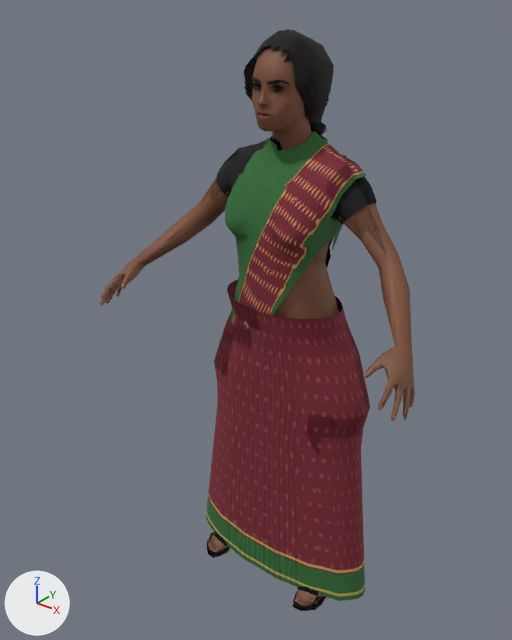
The glTF model godot-chennai/assets/people/vegetable_vendor.glb, before and after one commit.
Both versions are drawn from a 50 mm camera at (1.039, -1.473, 1.706) aimed at (-0.055, -0.104, 0.858). Arrows for +X, +Y and +Z are at lower left; the lights stay in place. The picture after the commit comes second. Vertices at exactly the same position are counted once.

The scene before the commit, as lines of its bpy script (objects in view):
```python
me_body = bpy.data.meshes.new('Body')
me_body.from_pydata(...)  # 5688 vertices, 8210 faces; spans x -0.49..0.49, y -0.32..0.1, z 0.0..1.6
# faces by material slot: [2666, 5544]
me_body.materials.append(mat_skin)  # picture img_vegetable_vendor_skin
me_body.materials.append(mat_outfit)
me_body_lod1 = bpy.data.meshes.new('Body_LOD1')
me_body_lod1.from_pydata(...)  # 2640 vertices, 3385 faces; spans x -0.49..0.49, y -0.31..0.1, z 0.0..1.59
# faces by material slot: [1043, 2342]
me_body_lod1.materials.append(mat_skin)  # picture img_vegetable_vendor_skin
me_body_lod1.materials.append(mat_outfit)
ob_body = bpy.data.objects.new('Body', me_body)
ob_body.location = (0.0, 0.0, 0.0)
ob_body_lod1 = bpy.data.objects.new('Body_LOD1', me_body_lod1)
ob_body_lod1.location = (0.0, 0.0, 0.0)
```
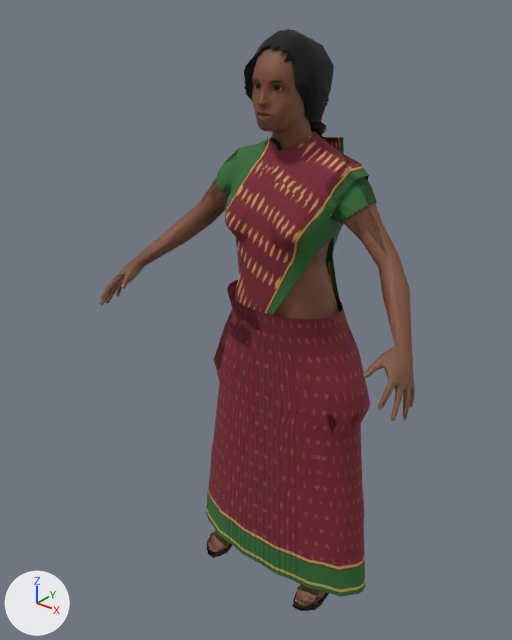
What differs and where, as boxes [x1, y1, x2, y2] in the pictures (512 x 640 px; the box of a moved part takes in the faces that stretch with it):
part 1 of me_body, added
    after: [324, 137, 344, 300]
part 2 of me_body, moved or reshaped
    before: [206, 343, 370, 601]
    after: [206, 342, 370, 597]
part 3 of me_body, surface changed
    both: [209, 79, 377, 610]
part 4 of me_body_lod1, moved or reshaped
    before: [105, 82, 398, 601]
    after: [105, 119, 398, 596]
part 5 of me_body_lod1, surface changed
    both: [212, 81, 368, 610]

Edits to the bpy script that builds the scene:
```text
Change me_body:
    used by ob_body; location = (0.0, 0.0, 0.0)
    remove me_body.from_pydata(...)  # 5688 vertices, 8210 faces; spans x -0.49..0.49, y -0.32..0.1, z 0.0..1.6
    add me_body.from_pydata(...)  # 5720 vertices, 8252 faces; spans x -0.49..0.49, y -0.32..0.12, z 0.0..1.6
    me_body part 1: a new loose piece of 32 vertices spanning x -0.21..0.09, y 0.03..0.12, z 0.62..1.34, in mat_outfit
    me_body part 2: 320 vertices moved from x -0.31..0.31, y -0.16..0.1, z 0.02..0.65 to x -0.31..0.31, y -0.16..0.1, z 0.04..0.66
    me_body part 3: 1712 kept faces spanning x -0.24..0.24, y -0.2..0.09, z 0.0..1.5 get new texture (UV) coordinates
Change me_body_lod1:
    used by ob_body_lod1; location = (0.0, 0.0, 0.0)
    remove me_body_lod1.from_pydata(...)  # 2640 vertices, 3385 faces; spans x -0.49..0.49, y -0.31..0.1, z 0.0..1.59
    add me_body_lod1.from_pydata(...)  # 2646 vertices, 3386 faces; spans x -0.49..0.49, y -0.31..0.12, z 0.0..1.59
    me_body_lod1 part 4: 32 vertices moved from x -0.28..0.24, y -0.15..0.08, z 0.18..1.49 to x -0.26..0.24, y -0.15..0.08, z 0.21..1.49; 162 vertices removed from x -0.44..0.46, y -0.29..0.09, z 0.02..1.49; 136 vertices added at x -0.44..0.46, y -0.27..0.09, z 0.04..1.47
    me_body_lod1 part 5: 775 kept faces spanning x -0.26..0.24, y -0.2..0.09, z 0.0..1.5 get new texture (UV) coordinates
    other edits to the shape of me_body_lod1 do not show in these pictures
```
